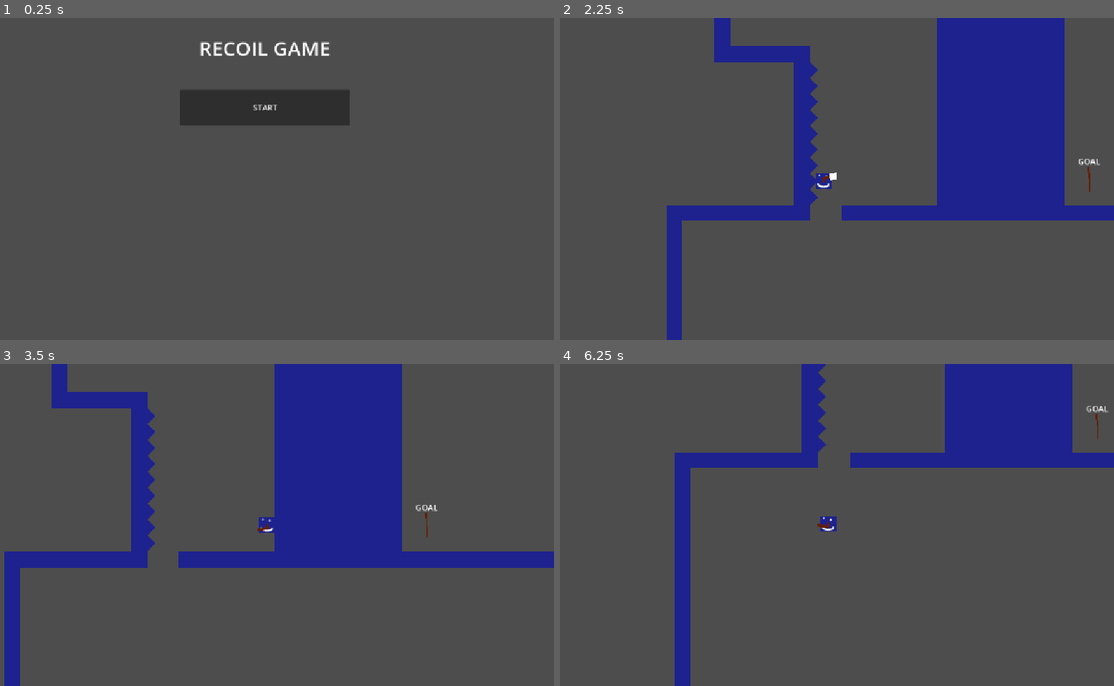
Above: before the commit, frames 1-4 (two rows, left to right).
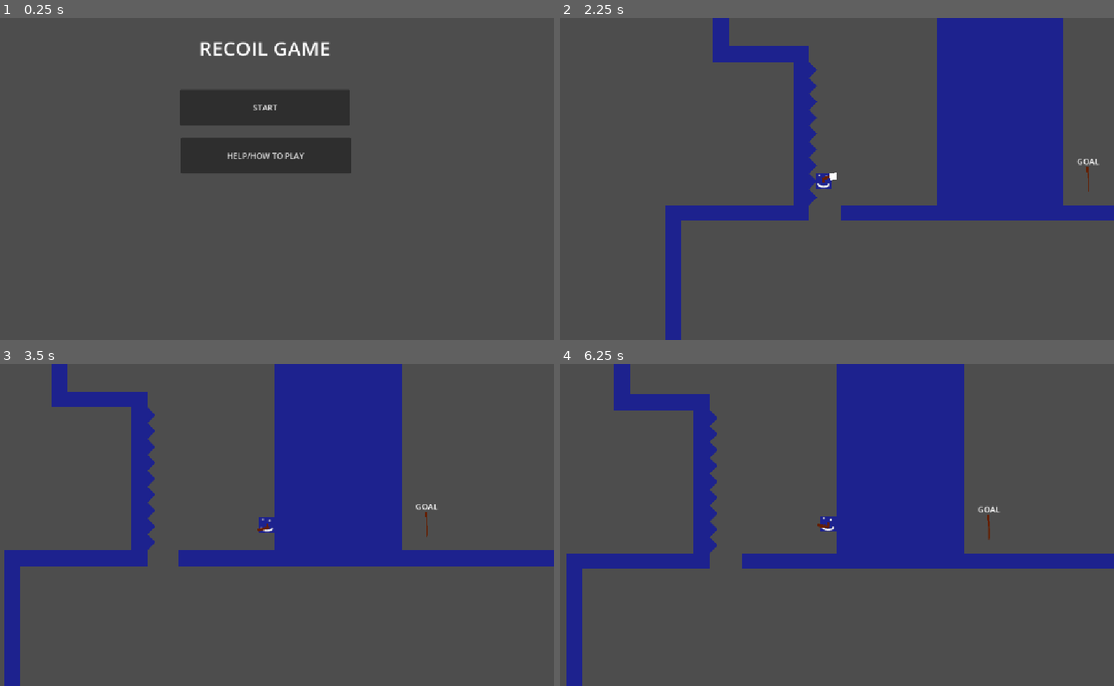
Above: after the commit, the same moments.

Repository: ejoit/Shooter-Game
Game: Godot game, scene res://Scenes/tile_screen.tscn
Two runs of this game, one before a commit and one after it. Both use one fixed random seed, a clock stepped at 60 frames per second and the inputs below.
Inputs (mouse positions are in pixels of both pictures, inside the frame that each line leads up to):
- Up to frame 1 (0.25 s): no input
- Up to frame 2 (2.25 s): click (825, 156) at 0.5 s, where only the run after the commit has a clickable "HELP/HOW TO PLAY"; click "START" at 1.25 s; tap Enter (ui_accept) at 2 s; move the mouse to (953, 162) at 2.02 s; hold Right (ui_right) from 2.03 s (still down); click (953, 162) at 2.1 s
- Up to frame 3 (3.5 s): keep holding Right (ui_right); tap Enter (ui_accept) at 2.27, 3.02 s; move the mouse to (155, 541) at 2.77 s; click (155, 541) at 2.85 s
- Up to frame 4 (6.25 s): move the mouse to (886, 454) at 3.52 s; release Right (ui_right) at 3.53 s; hold Left (ui_left) 3.53-4.28 s; click (886, 454) at 3.6 s; move the mouse to (798, 589) at 4.27 s; hold Right (ui_right) 4.28-5.78 s; click (798, 589) at 4.35 s; tap Enter (ui_accept) at 4.52, 5.27, 6.02 s; move the mouse to (997, 573) at 5.02 s; click (997, 573) at 5.1 s; move the mouse to (654, 476) at 5.77 s; hold Left (ui_left) from 5.78 s (still down); click (654, 476) at 5.85 s

The runs differ from the first frame. In frame 1, 3.3% of the frame differs, in the area x 32-64%, y 37-49%; in frame 2, 0.6%; in frame 3, 0.9%; in frame 4, 30%, in the area x 1-100%, y 0-100%.

Commit message:
random updates

Diff:
--- a/Scenes/tile_screen.tscn
+++ b/Scenes/tile_screen.tscn
@@ -27,4 +27,16 @@
 offset_bottom = 216.0
 text = "START"
 
+[node name="START2" type="Button" parent="Button_Manager" unique_id=445995249]
+layout_mode = 1
+anchors_preset = -1
+anchor_right = 1.0
+anchor_bottom = 1.0
+offset_left = 402.0
+offset_top = 241.0
+offset_right = -410.0
+offset_bottom = -337.0
+text = "HELP/HOW TO PLAY"
+
 [connection signal="pressed" from="Button_Manager/START" to="." method="_on_start_pressed"]
+[connection signal="pressed" from="Button_Manager/START2" to="." method="_on_start_2_pressed"]
--- /dev/null
+++ b/Scripts/howtoplay.gd
@@ -0,0 +1,16 @@
+extends Node2D
+
+
+# Called when the node enters the scene tree for the first time.
+func _ready() -> void:
+	pass # Replace with function body.
+
+
+
+# Called every frame. 'delta' is the elapsed time since the previous frame.
+func _process(delta: float) -> void:
+	get_tree().change_scene_to_file("res://Scenes/tile_screen.tscn")
+
+
+func _on_button_pressed() -> void:
+	pass # Replace with function body.
--- a/Scripts/player.gd
+++ b/Scripts/player.gd
@@ -2,17 +2,13 @@
 
 const SPEED = 300.0
 const JUMP_VELOCITY = -320.0
-
-const ACCELERATION = 1300.0
-const AIR_ACCELERATION = 400.0
+const ACCELERATION = 1200.0
+const AIR_ACCELERATION = 580.0
 const FRICTION = 1800.0
 const AIR_FRICTION = 0
-
-
-
 const GRAVITY = 1200
 const FALL_GRAVITY = 1400
-const SHOOT_VELCITY = -680
+const SHOOT_VELCITY = -660
 const WALL_SHOOT_VELOCITY = -660
 const COYOTE_TIME = 0.2
 var coyote_timer = 0.0
@@ -112,8 +108,6 @@
 		air_shot = air_shot - 1
 		$PlayerSoundEffects/Shoot_Sound_Test.play()
 
-
-
 	# Horizontal movement
 	if direction != 0:
 		var accel = ACCELERATION if is_on_floor() else AIR_ACCELERATION
@@ -122,31 +116,25 @@
 		var friction = FRICTION if is_on_floor() else AIR_FRICTION
 		velocity.x = move_toward(velocity.x, 0, friction * delta)
 
-
-
 	velocity.x = clamp(velocity.x, -600, 600)
-	velocity.y = clamp(velocity.y, -760, 900)
+	velocity.y = clamp(velocity.y, -680, 680)
 	move_and_slide()
 
 	if is_on_wall() and can_wall_slide == true:
 		if wall_timer_started == false:
 			$Timers/on_wall.start()
 			wall_timer_started = true
-		velocity.y = clamp(velocity.y, -800, 8)
+		velocity.y = clamp(velocity.y, -800, 20)
 	if  is_on_floor():
 		can_wall_slide = true
 		wall_timer_started = false
 		on_wall_time_ready = true
 
-
 func _on_shoot() -> void:
 	pass # Replace with function body.
-
 
 func _on_cool_down_timeout() -> void:
 		cooldown_ready = true
 
-
-
 func _on_on_wall_timeout() -> void:
 	can_wall_slide = false
--- a/Scripts/tile_screen.gd
+++ b/Scripts/tile_screen.gd
@@ -14,3 +14,7 @@
 
 func _on_start_pressed() -> void:
 	get_tree().change_scene_to_file("res://Levels/Test-Levels/TestLevel-0.tscn")
+
+
+func _on_start_2_pressed() -> void:
+	get_tree().change_scene_to_file("res://Scripts/howtoplay.gd")
--- /dev/null
+++ b/howtoplay.tscn
@@ -0,0 +1,24 @@
+[gd_scene format=3 uid="uid://cixntgccvttup"]
+
+[ext_resource type="Script" uid="uid://dvwj680jjheu3" path="res://scripts/howtoplay.gd" id="1_kj5ta"]
+
+[node name="HOWTOPLAY" type="Node2D" unique_id=795397478]
+script = ExtResource("1_kj5ta")
+
+[node name="Button" type="Button" parent="." unique_id=994807821]
+offset_left = 21.0
+offset_top = 168.0
+offset_right = 219.0
+offset_bottom = 232.0
+
+[node name="Label" type="Label" parent="." unique_id=878611747]
+offset_right = 1141.0
+offset_bottom = 626.0
+text = "HOW TO PLAY
+WASD TO MOVE
+USE ARROW TO AIM GUN
+RIGHT CLICK TO SHOOT
+YOU CAN HOLD ON TO A WALL FOR ABOUT A SECOND
+(i threw this menu together in like 10 seconds)"
+
+[connection signal="pressed" from="Button" to="." method="_on_button_pressed"]
Not shown, added: Scripts/howtoplay.gd.uid
Not shown, added: export_presets.cfg
